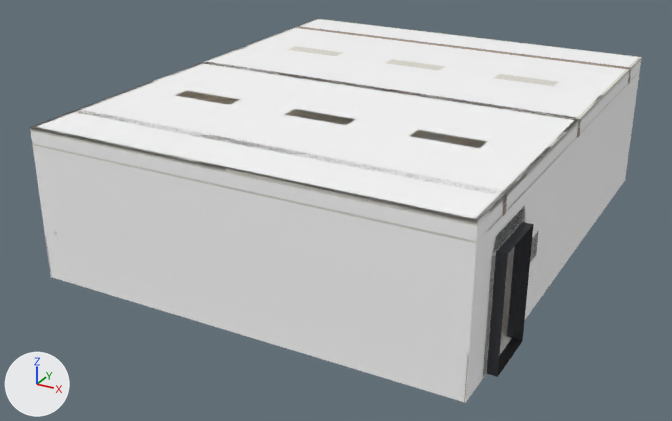
A saved change to the FBX model unity/ShaderEmu/Models/Room.fbx.
Rendered twice from a camera (50 mm lens) standing at (8.7, -17.46, 8.85) and looking at (-0.5, -0.73, 0.49). Arrows for +X, +Y and +Z are at lower left; the lights stay in place. The picture after the commit comes second. Where no turn or scale is listed for an object, it has been applied to the vertices.

Before the edit, the objects in view are built like this:
```python
me_beams_001 = bpy.data.meshes.new('Beams.001')
me_beams_001.from_pydata(...)  # 504 vertices, 486 faces; spans x -4.52..4.52, y -4.41..4.41, z 2.84..3.2
me_beams_001.materials.append(mat_wooddark)  # brown #9e8c7f
me_ceiling_001 = bpy.data.meshes.new('Ceiling.001')
me_ceiling_001.from_pydata([(4.5, -5.5, 3.2), (-4.5, -5.5, 3.2), (-4.5, 5.5, 3.2), (4.5, 5.5, 3.2)], [], [(0, 1, 2, 3)])
me_ceiling_001.materials.append(mat_ceiling)  # white #ffffff
me_floor_001 = bpy.data.meshes.new('Floor.001')
me_floor_001.from_pydata([(4.5, 5.5, 0.0), (-4.5, 5.5, 0.0), (-4.5, -5.5, 0.0), (4.5, -5.5, 0.0)], [], [(0, 1, 2, 3)])
me_floor_001.materials.append(mat_parquet)  # white #ffffff
me_walls_001 = bpy.data.meshes.new('Walls.001')
me_walls_001.from_pydata(...)  # 54 vertices, 15 faces; spans x -4.7..4.5, y -5.5..5.5, z 0.0..3.2
me_walls_001.materials.append(mat_wall)  # white #ffffff
ob_beams = bpy.data.objects.new('Beams', me_beams_001)
ob_beams.location = (0.0, 0.0, 0.0)
ob_ceiling = bpy.data.objects.new('Ceiling', me_ceiling_001)
ob_ceiling.location = (0.0, 0.0, 0.0)
ob_floor = bpy.data.objects.new('Floor', me_floor_001)
ob_floor.location = (0.0, 0.0, 0.0)
ob_walls = bpy.data.objects.new('Walls', me_walls_001)
ob_walls.location = (0.0, 0.0, 0.0)
# also in view: 'Ceiling lamps' at (0.0, -0.05, 3.16); 'Mouldings' at (0.0, 0.0, 3.02); 'Holodeck door' at (4.54, -3.45, 1.3)
```
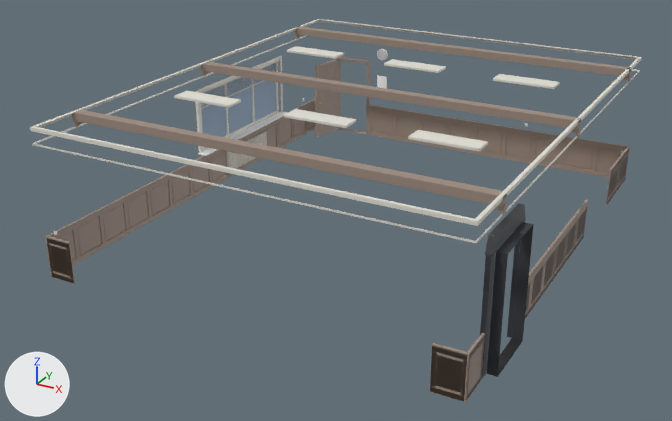
Pixel boxes (x1, y1, x2, y2) of what changed, in the pictures (672 x 421 px):
'Walls', deleted
    before: (30, 61, 641, 403)
'Ceiling', deleted
    before: (36, 20, 638, 221)
'Floor', deleted
    before: (500, 248, 514, 354)
'Panelling', unchanged, uncovered by the edit
    before: (46, 154, 629, 402)
    after: (45, 99, 630, 402)
'Beams', unchanged, uncovered by the edit
    before: (75, 26, 631, 216)
    after: (72, 26, 631, 216)
'Window glass', unchanged, uncovered by the edit
    after: (201, 63, 276, 137)
'Door', unchanged, uncovered by the edit
    after: (315, 57, 370, 138)

Patch to the scene script:
```diff
--- a/unity/ShaderEmu/Models/Room.fbx.py
+++ b/unity/ShaderEmu/Models/Room.fbx.py
@@ ob_ceiling @@
-ob_ceiling = bpy.data.objects.new('Ceiling', me_ceiling_001)
-ob_ceiling.location = (0.0, 0.0, 0.0)
@@ ob_walls @@
-ob_walls = bpy.data.objects.new('Walls', me_walls_001)
-ob_walls.location = (0.0, 0.0, 0.0)
@@ ob_floor @@
-ob_floor = bpy.data.objects.new('Floor', me_floor_001)
-ob_floor.location = (0.0, 0.0, 0.0)
```
